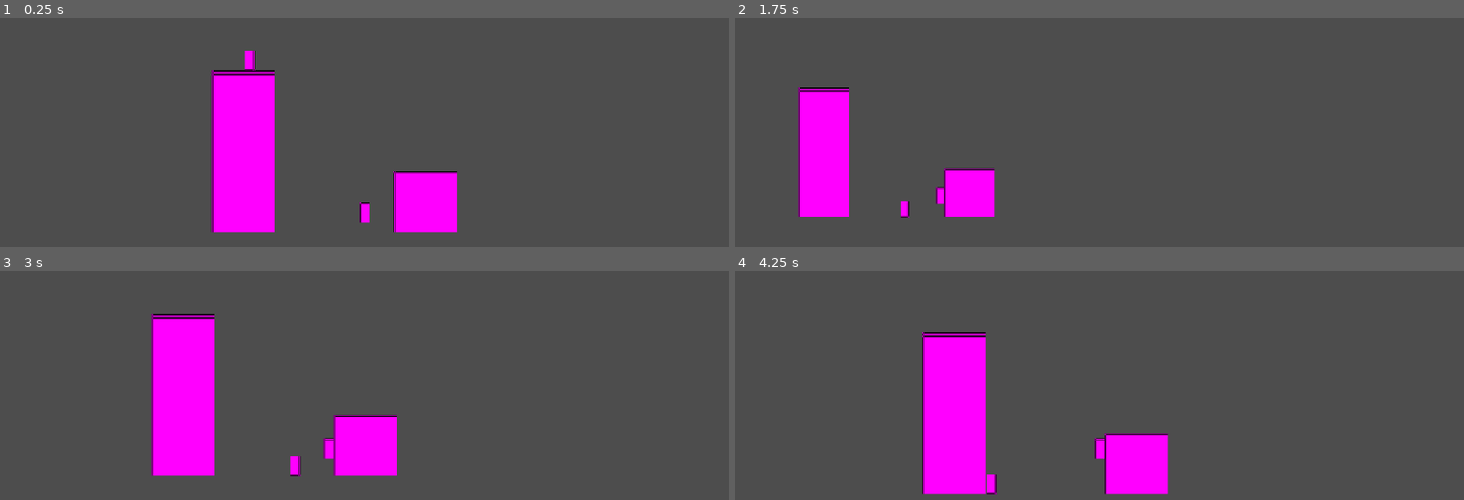
Above: before the commit, frames 1-4 (two rows, left to right).
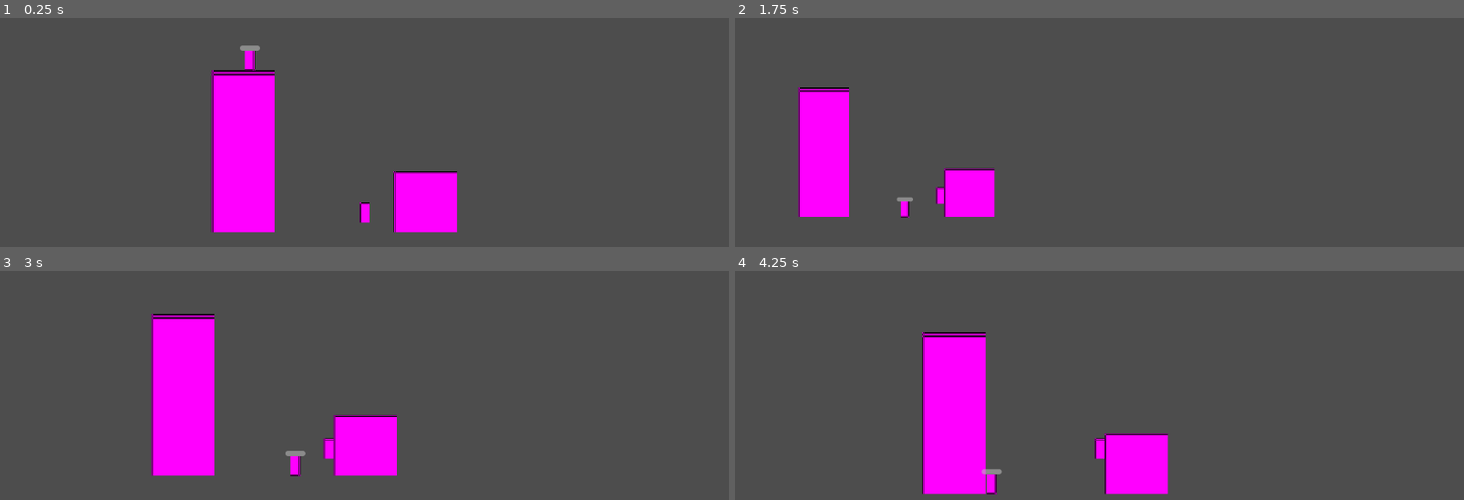
Above: after the commit, the same moments.

Repository: INV-matt/GMTK-game-jam
Game: Godot game, scene res://Main/main.tscn
The game is run twice, just before and just after one commit, with the same random seed, the same clock (stepped at 60 frames per second) and the same inputs.
Inputs:
- Up to frame 1 (0.25 s): no input
- Up to frame 2 (1.75 s): hold E (pl_dash) 0.53-1.28 s; hold D (pl_right) from 0.53 s (still down); tap Space (pl_jump) at 0.77, 1.52 s; tap Tab (pl_scout) at 1.35 s
- Up to frame 3 (3 s): release D (pl_right) at 2.03 s; hold A (pl_left) 2.03-2.78 s; hold E (pl_dash) 2.03-2.78 s; hold D (pl_right) from 2.78 s (still down); tap Tab (pl_scout) at 2.85 s
- Up to frame 4 (4.25 s): keep holding D (pl_right); tap Space (pl_jump) at 3.02, 3.77 s; hold E (pl_dash) from 3.53 s (still down)

The runs differ from the first frame. In frame 1, less than 0.1% of the frame differs, in the area x 32-36%, y 11-15%; in frame 2, less than 0.1%; in frame 3, less than 0.1%; in frame 4, less than 0.1%.

Commit message:
Added HealthComponent to enemy

Diff:
--- a/Components/Health/health_component.gd
+++ b/Components/Health/health_component.gd
@@ -4,19 +4,29 @@
 
 @export var MaxHealth = 100
 @export var DestroyOnNoHealth = false
+@export var DisplayHealthBar: ProgressBar
 
 var health: int
 
 func _ready() -> void:
   health = MaxHealth
 
+  if DisplayHealthBar :
+    DisplayHealthBar.max_value = MaxHealth
+    DisplayHealthBar.value = health
+    DisplayHealthBar.visible = true
+
 signal death
+signal damaged
 
 func doDamage(amt: int) :
   health -= amt
+  DisplayHealthBar.value = health
 
   if health == 0 :
     emit_signal("death")
 
     if DestroyOnNoHealth :
       get_parent().queue_free()
+  else :
+    emit_signal("damaged")
--- a/Enemies/Basic Enemy/basic_enemy.tscn
+++ b/Enemies/Basic Enemy/basic_enemy.tscn
@@ -1,6 +1,7 @@
-[gd_scene load_steps=4 format=3 uid="uid://q2g8uqvyfrap"]
+[gd_scene load_steps=5 format=3 uid="uid://q2g8uqvyfrap"]
 
 [ext_resource type="Script" uid="uid://cq6qt1n1wbw40" path="res://Enemies/Basic Enemy/basic_enemy.gd" id="1_o6f8y"]
+[ext_resource type="Script" uid="uid://b6pxf2yjv2tmg" path="res://Components/Health/health_component.gd" id="2_cnb0i"]
 
 [sub_resource type="PlaceholderTexture2D" id="PlaceholderTexture2D_cycm8"]
 size = Vector2(16, 32)
@@ -19,3 +20,17 @@
 
 [node name="CollisionShape2D" type="CollisionShape2D" parent="."]
 shape = SubResource("CapsuleShape2D_o6f8y")
+
+[node name="HealthComponent" type="Node" parent="." node_paths=PackedStringArray("DisplayHealthBar")]
+script = ExtResource("2_cnb0i")
+DestroyOnNoHealth = true
+DisplayHealthBar = NodePath("../healthbar")
+metadata/_custom_type_script = "uid://b6pxf2yjv2tmg"
+
+[node name="healthbar" type="ProgressBar" parent="."]
+visible = false
+offset_left = -16.0
+offset_top = -24.0
+offset_right = 16.0
+offset_bottom = -16.0
+show_percentage = false
